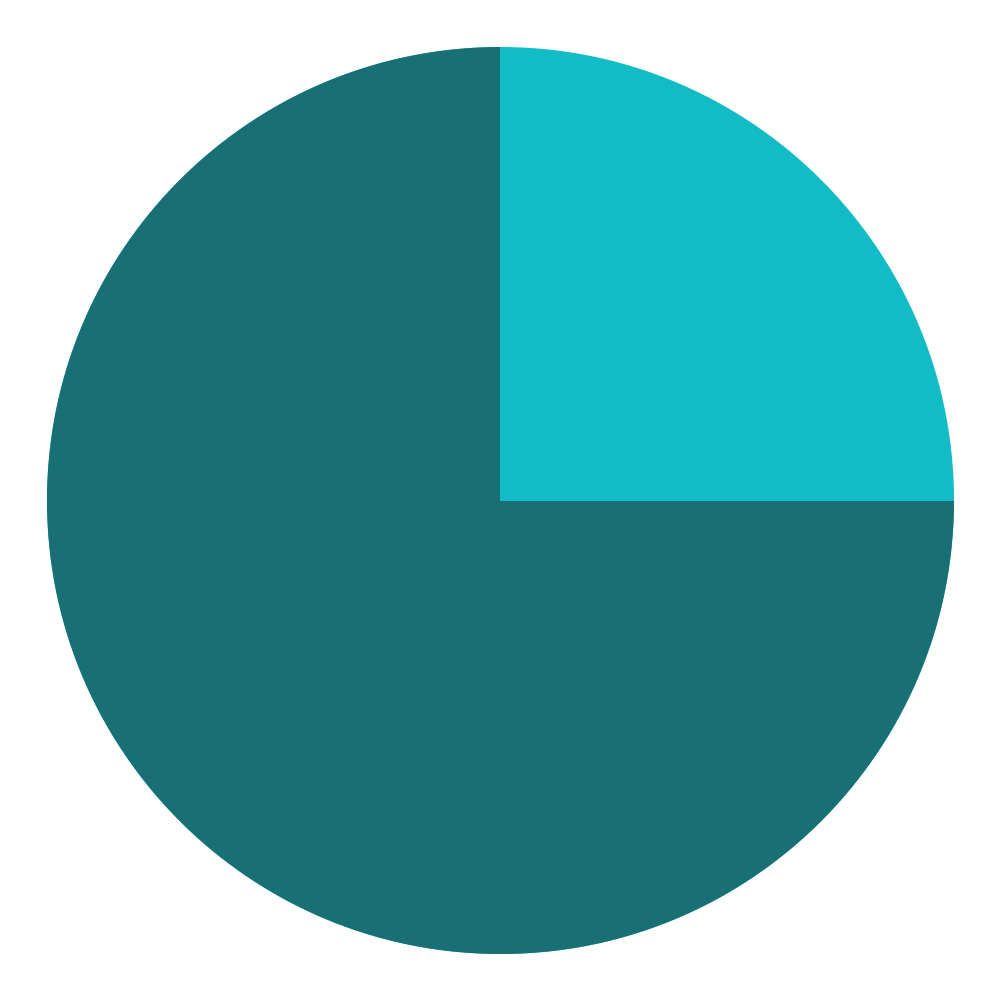
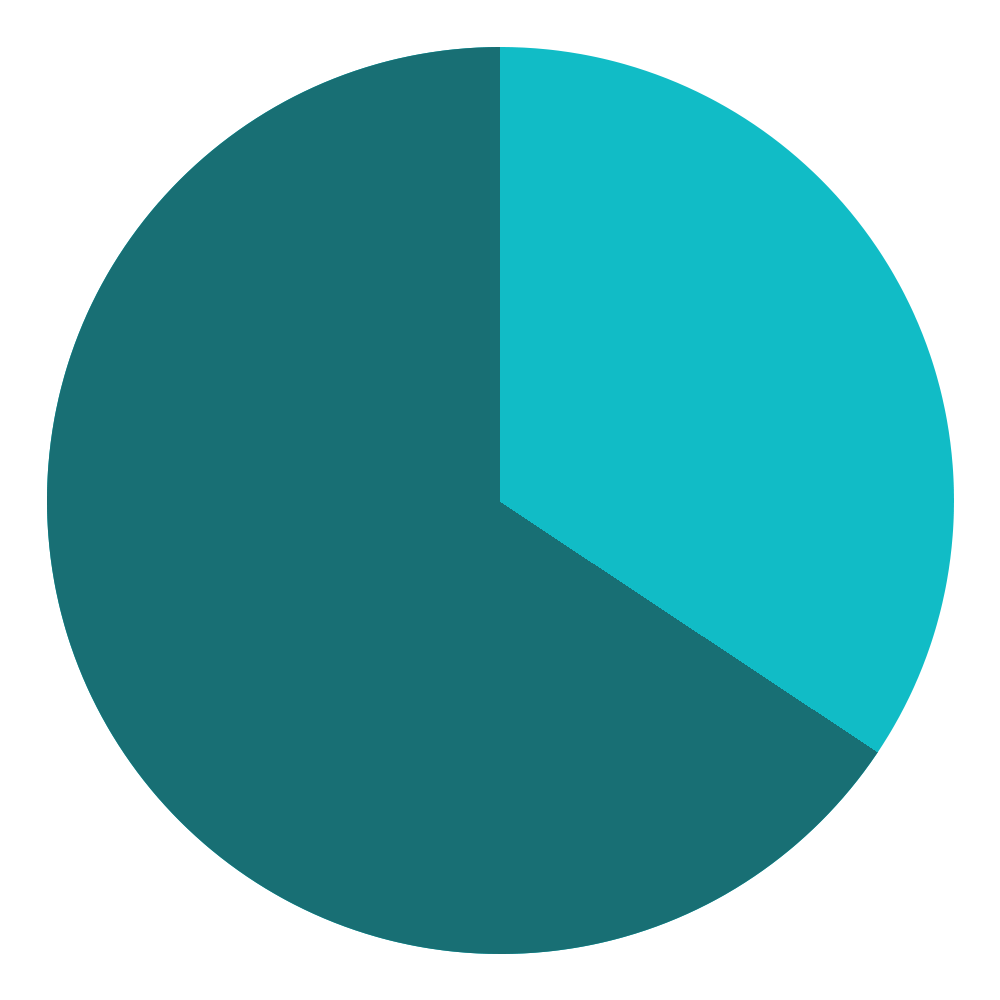
Two versions of the same layered image (1000×1000). Layer-by-layer changes:
painted on "Ellipse 1 copie" over [500,501,954,752]
